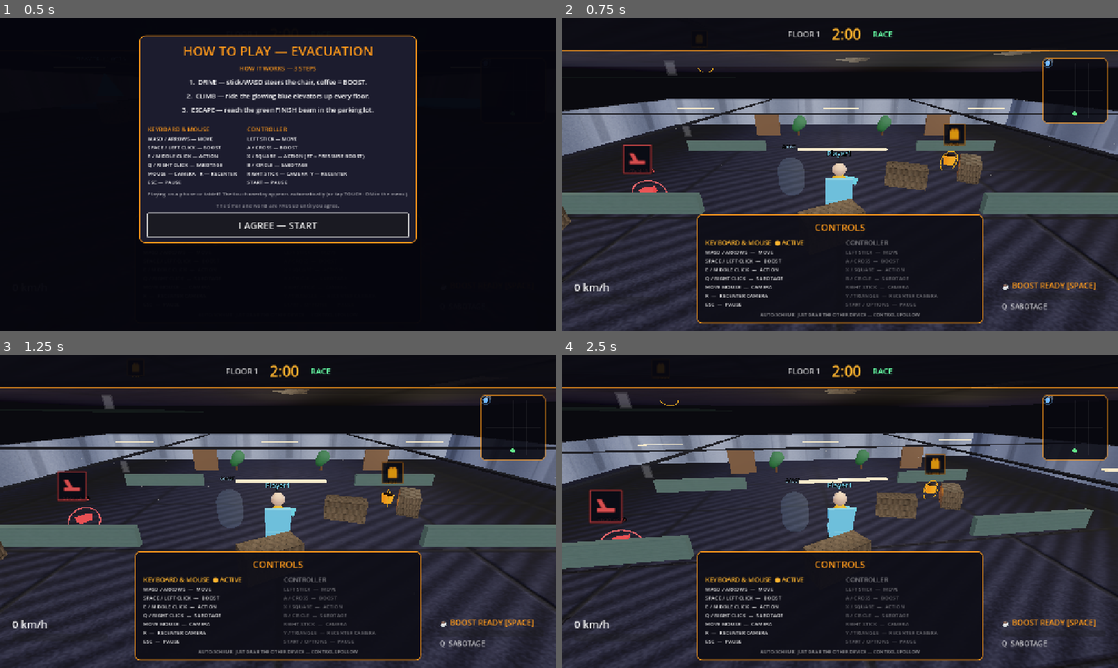
Above: before the commit, frames 1-4 (two rows, left to right).
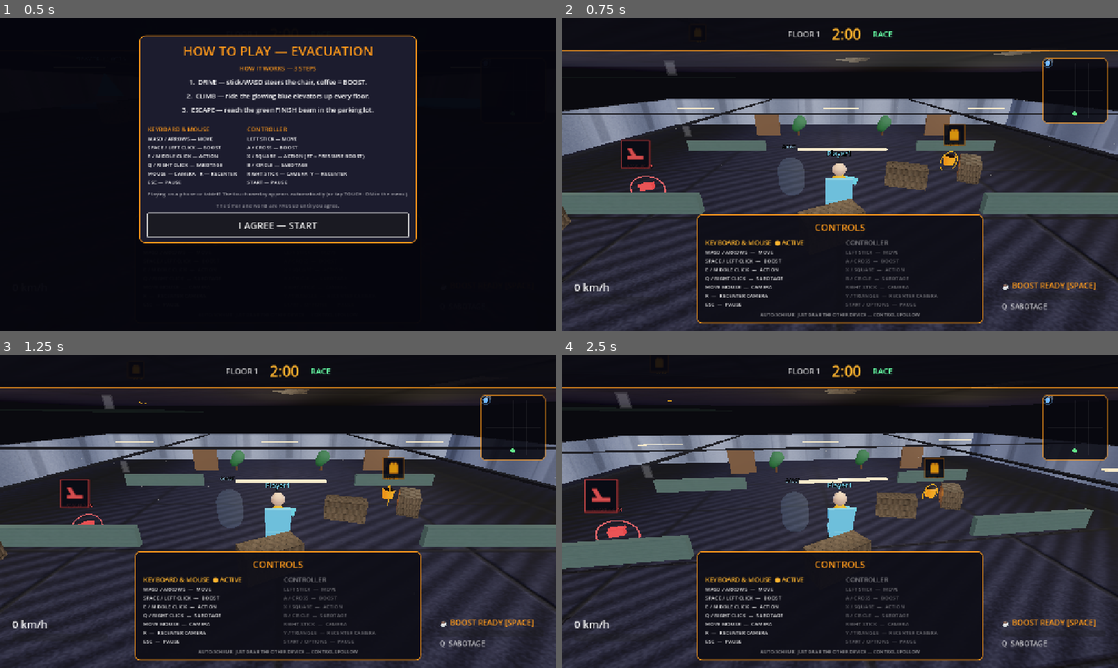
Above: after the commit, the same moments.

Repository: jiracipika/friday-evacuation
Game: Godot game, scene res://scenes/Evacuation.tscn
Same seed, same stepped clock (60 frames per second), same inputs: the game is played once before the commit and once after it. This scene is started directly instead of the project's main scene.
Inputs (mouse positions are in pixels of both pictures, inside the frame that each line leads up to):
- Up to frame 1 (0.5 s): no input
- Up to frame 2 (0.75 s): click "I AGREE — START" at 0.5 s
- Up to frame 3 (1.25 s): no input
- Up to frame 4 (2.5 s): tap Enter at 1.25 s; move the mouse to (867, 511) at 1.27 s; hold E (action) 1.28-2.03 s; hold W (move_forward) from 1.28 s (still down); click (867, 511) at 1.42 s; tap Space (boost) at 1.55, 2.1 s; move the mouse to (812, 511) at 2.02 s; click (812, 511) at 2.17 s; tap R (recenter_camera) at 2.3 s

Frame 1 is identical in both runs. In frame 2, 0.5% of the frame differs, in the area x 10-73%, y 16-56%; in frame 3, 0.8%; in frame 4, 1.0%, in the area x 4-69%, y 14-60%.

Commit message:
Phase 8C LAN avatar identity sync: riders + chair skins replicate to all peers
- Network roster payload now carries validated character + skin ids beside
  name/color (submit_identity extended; send/broadcast_roster widened with
  backward-compatible defaults -> Dana / Office Standard).
- Socket placeholders are host-local ONLY: no announce, no roster broadcast,
  no remote-chair spawn until the complete identity RPC lands. Fixes the
  permanent default-avatar race where Evacuation built the guest chair from
  the connection event before identity ever arrived.
- Evacuation remote spawn pins character_id + skin_id and clears BOTH
  use_global_* flags BEFORE add_child, so remote procedural models are built
  from the guest's real picks, never this machine's menu selection.
- Invalid/stale ids fall back safely at every entry point (host store, RPC
  re-key, getters) — malformed saves cannot poison remote construction.
- Lobby roster rows now name each player's rider + chair before START.
- New LanAvatarSyncTest (21 checks): placeholder lifecycle, atomic identity
  announcement, RPC float-key normalization, invalid-id fallback, lobby
  label, and a REAL Evacuation remote model built as Remote Ron + Throne.
- Ladder 38/38 green; boot 0 errors. README/PLAYTEST/handoff updated.

Diff:
--- a/scripts/BootTest.gd
+++ b/scripts/BootTest.gd
@@ -22,6 +22,7 @@
 		"res://scripts/Lobby.gd",
 		"res://scripts/Network.gd",
 		"res://scripts/NetworkSmokeTest.gd",
+		"res://scripts/LanAvatarSyncTest.gd",
 		"res://scripts/Hauled.gd",
 		"res://scripts/ShopSeek.gd",
 		"res://scripts/PizzaColony.gd",
--- a/scripts/Evacuation.gd
+++ b/scripts/Evacuation.gd
@@ -314,6 +314,15 @@
 	var network_node = get_node_or_null("/root/Network")
 	if network_node and network_node.has_method("get_player_color"):
 		remote.player_color = network_node.get_player_color(peer_id)
+	# Full LAN avatar identity must be pinned BEFORE add_child: PlayerChair
+	# builds its procedural chassis + rider in _ready(). Remote chairs must
+	# not read this machine's GameManager selection.
+	remote.use_global_character = false
+	remote.use_global_skin = false
+	if network_node and network_node.has_method("get_player_character"):
+		remote.character_id = network_node.get_player_character(peer_id)
+	if network_node and network_node.has_method("get_player_skin"):
+		remote.skin_id = network_node.get_player_skin(peer_id)
 	remote.set_can_move(false)
 	remote.position = _slot_for_peer(int(peer_id))
 	remote.name = "Remote_%d" % peer_id
--- /dev/null
+++ b/scripts/LanAvatarSyncTest.gd
@@ -0,0 +1,145 @@
+# LanAvatarSyncTest.gd — Phase 8C LAN avatar identity verification.
+# Proves the full network roster path carries name/color/character/skin,
+# validates stale cosmetic ids, re-keys RPC-style float peer ids, and — most
+# importantly — builds a REAL remote PlayerChair with the guest's selected
+# rider + chassis before _ready constructs the procedural model.
+# Run: godot --headless --path . --script scripts/LanAvatarSyncTest.gd
+extends SceneTree
+
+var checks := 0
+var failures: Array[String] = []
+var mounted_network := false
+var mounted_manager := false
+
+func check(condition: bool, label: String) -> void:
+	checks += 1
+	if condition:
+		print("[PASS] " + label)
+	else:
+		failures.append(label)
+		printerr("[FAIL] " + label)
+
+func _init() -> void:
+	_run.call_deferred()
+
+func _run() -> void:
+	# Raw SceneTree scripts do not consistently receive project autoloads.
+	# Mount the REAL scripts when absent so Evacuation still exercises its
+	# exact /root/Network and /root/GameManager production lookup paths.
+	var network = root.get_node_or_null("Network")
+	if network == null:
+		network = load("res://scripts/Network.gd").new()
+		network.name = "Network"
+		root.add_child(network)
+		mounted_network = true
+	var manager = root.get_node_or_null("GameManager")
+	if manager == null:
+		manager = load("res://scripts/GameManager.gd").new()
+		manager.name = "GameManager"
+		root.add_child(manager)
+		mounted_manager = true
+
+	# Snapshot shared autoload state; this suite must not leak identity into
+	# another test/editor instance.
+	var saved := {
+		"names": network.connected_players.duplicate(true),
+		"colors": network.player_colors.duplicate(true),
+		"characters": network.player_characters.duplicate(true),
+		"skins": network.player_skins.duplicate(true),
+		"ready": network.ready_players.duplicate(true),
+	}
+	var announced_ids: Array[int] = []
+	network.player_connected.connect(func(peer_id: int, _name: String): announced_ids.append(peer_id))
+	# Socket-first lifecycle: placeholders are visible to the host's lobby
+	# count but MUST NOT announce/spawn until full identity is available.
+	network._register_peer_placeholder(41)
+	check(not announced_ids.has(41), "socket placeholder is not announced as spawn-ready")
+	network._store_player_identity(41, "Iggy", "57d7ff", "it_iggy", "exercise_ball", true)
+	check(announced_ids.has(41), "complete identity announces peer as spawn-ready")
+	check(network.get_player_character(41) == "it_iggy", "atomic identity store keeps character")
+	check(network.get_player_skin(41) == "exercise_ball", "atomic identity store keeps skin")
+
+	# RPC Dictionaries commonly arrive with float keys. send_roster must
+	# normalize every identity map to int keys and validate cosmetic ids.
+	network.send_roster(
+		{42.0: "Remote Ron"},
+		{42.0: true},
+		{42.0: "45d9ca"},
+		{42.0: "remote_ron"},
+		{42.0: "toilet"}
+	)
+	check(network.connected_players.has(42), "RPC roster name key normalized float -> int")
+	check(network.player_characters.has(42), "RPC character key normalized float -> int")
+	check(network.player_skins.has(42), "RPC skin key normalized float -> int")
+	check(network.get_player_character(42) == "remote_ron", "guest character survives roster round trip")
+	check(network.get_player_skin(42) == "toilet", "guest chair skin survives roster round trip")
+	check(network.get_player_color(42).is_equal_approx(Color("45d9ca")), "guest color survives roster round trip")
+	var lobby = load("res://scripts/Lobby.gd").new()
+	lobby.network = network
+	var lobby_avatar: String = lobby._avatar_label(42)
+	check("Remote Ron" in lobby_avatar and "The Throne" in lobby_avatar,
+		"lobby visibly names synced rider + chair (%s)" % lobby_avatar)
+	lobby.free()
+
+	# Corrupt/stale ids must fall back deterministically, never poison remote
+	# procedural-model construction.
+	network.player_characters[77] = "deleted_character"
+	network.player_skins[77] = "modded_chair_that_does_not_exist"
+	check(network.get_player_character(77) == "deadline_dana", "invalid character id falls back safely")
+	check(network.get_player_skin(77) == "office_standard", "invalid skin id falls back safely")
+
+	# Keep only the target guest before scene construction; peer 41 already
+	# proved lifecycle ordering and would otherwise create a second remote.
+	network.connected_players.erase(41)
+	network.player_colors.erase(41)
+	network.player_characters.erase(41)
+	network.player_skins.erase(41)
+	network.ready_players.erase(41)
+
+	# The production integration: instantiate the REAL Evacuation scene. Its
+	# _ready iterates connected_players and calls _on_network_player_connected.
+	# The remote PlayerChair must have both use_global flags false BEFORE its
+	# own _ready, otherwise it silently copies this machine's local selections.
+	load("res://scripts/PreMatchModal.gd").suppress_next()
+	var evac = load("res://scenes/Evacuation.tscn").instantiate()
+	root.add_child(evac)
+	await process_frame
+	await process_frame
+
+	var remote = evac.remote_players.get(42)
+	check(remote != null and is_instance_valid(remote), "real Evacuation spawns roster guest chair")
+	if remote and is_instance_valid(remote):
+		check(remote.use_global_character == false, "remote chair ignores local GameManager character")
+		check(remote.use_global_skin == false, "remote chair ignores local GameManager skin")
+		check(remote.character_id == "remote_ron", "remote chair built selected rider character")
+		check(remote.skin_id == "toilet", "remote chair built selected chassis skin")
+		check(String(remote.skin.get("id", "")) == "toilet", "remote skin stat profile resolved before physics")
+		var chair_root = remote.model_parent.get_node_or_null("ProceduralChair")
+		check(chair_root != null, "remote procedural chair model exists")
+		if chair_root:
+			check(chair_root.get_node_or_null("Rider_remote_ron") != null,
+				"remote procedural rider model matches synced character")
+
+	if is_instance_valid(evac):
+		evac.free()
+
+	# Restore or remove mounted state.
+	network.connected_players = saved.names
+	network.player_colors = saved.colors
+	network.player_characters = saved.characters
+	network.player_skins = saved.skins
+	network.ready_players = saved.ready
+	if mounted_network and is_instance_valid(network):
+		network.free()
+	if mounted_manager and is_instance_valid(manager):
+		manager.free()
+
+	print("")
+	if failures.is_empty() and checks > 0:
+		print("=== LAN AVATAR SYNC TEST PASSED (%d checks) ===" % checks)
+		quit(0)
+	else:
+		for failure in failures:
+			printerr("[FAILED] " + failure)
+		print("=== LAN AVATAR SYNC TEST FAILED (%d/%d) ===" % [failures.size(), checks])
+		quit(1)
--- a/scripts/Lobby.gd
+++ b/scripts/Lobby.gd
@@ -286,6 +286,23 @@
 			var display_name: String = String(network.connected_players[peer_id])
 			if int(peer_id) == own_id:
 				display_name += "  (you)"
-			player_list.add_item("%s  •  %s" % [display_name, "READY" if peer_ready else "NOT READY"])
+			player_list.add_item("%s  •  %s  •  %s" % [
+				display_name,
+				_avatar_label(int(peer_id)),
+				"READY" if peer_ready else "NOT READY",
+			])
 			if network.has_method("get_player_color"):
 				player_list.set_item_custom_fg_color(player_list.item_count - 1, network.get_player_color(int(peer_id)))
+
+## Player-visible proof that LAN cosmetic identity arrived before match start.
+## Keep this compact: ItemList has a fixed 130px budget at 720p.
+func _avatar_label(peer_id: int) -> String:
+	if network == null:
+		return "DEFAULT RIDER / OFFICE STANDARD"
+	var character_id: String = String(network.get_player_character(peer_id)) if network.has_method("get_player_character") else "deadline_dana"
+	var skin_id: String = String(network.get_player_skin(peer_id)) if network.has_method("get_player_skin") else "office_standard"
+	var roster: GDScript = load("res://scripts/CharacterRoster.gd")
+	var skins: GDScript = load("res://scripts/ChairSkins.gd")
+	var character_name: String = String(roster.get_character(character_id).get("name", "Default Rider")) if roster else "Default Rider"
+	var skin_name: String = String(skins.display_name(skin_id)) if skins else "Office Standard"
+	return "%s / %s" % [character_name, skin_name]
--- a/scripts/Network.gd
+++ b/scripts/Network.gd
@@ -15,6 +15,8 @@
 var host_address := ""
 var connected_players: Dictionary = {} # peer_id -> player name
 var player_colors: Dictionary = {} # peer_id -> Color (html string over RPC)
+var player_characters: Dictionary = {} # peer_id -> validated CharacterRoster id
+var player_skins: Dictionary = {} # peer_id -> validated ChairSkins id
 var ready_players: Dictionary = {} # peer_id -> bool
 var player_states: Dictionary = {} # peer_id -> {position, velocity, rot_y}
 
@@ -65,6 +67,8 @@
 	var manager = get_node_or_null("/root/GameManager")
 	connected_players[1] = manager.player_name if manager else "Host"
 	player_colors[1] = manager.player_color.to_html(false) if manager else Color(0.4, 0.8, 1.0).to_html(false)
+	player_characters[1] = _valid_character_id(manager.selected_character_id if manager else "")
+	player_skins[1] = _valid_skin_id(manager.selected_skin_id if manager else "")
 	ready_players[1] = false
 	_start_discovery(true)
 	server_started.emit(port)
@@ -104,22 +108,34 @@
 	if multiplayer.multiplayer_peer:
 		multiplayer.multiplayer_peer = null
 	connected_players.clear()
+	player_colors.clear()
+	player_characters.clear()
+	player_skins.clear()
 	ready_players.clear()
 	player_states.clear()
 
 func _on_peer_connected(peer_id: int) -> void:
 	if not multiplayer.is_server():
 		return
+	# Socket connection is NOT identity-ready. Keep a host-local placeholder
+	# for lobby counts, but do not broadcast/spawn a remote chair yet: the
+	# client's submit_identity RPC lands immediately afterward. Broadcasting
+	# here used to permanently construct the guest as the default rider/chair.
+	_register_peer_placeholder(peer_id)
+	print("[NET] Peer connected: %d" % peer_id)
+
+func _register_peer_placeholder(peer_id: int) -> void:
 	connected_players[peer_id] = "Player_%d" % peer_id
 	player_colors[peer_id] = Color(0.4, 0.8, 1.0).to_html(false)
+	player_characters[peer_id] = _valid_character_id("")
+	player_skins[peer_id] = _valid_skin_id("")
 	ready_players[peer_id] = false
-	player_connected.emit(peer_id, connected_players[peer_id])
-	_broadcast_roster()
-	print("[NET] Peer connected: %d" % peer_id)
 
 func _on_peer_disconnected(peer_id: int) -> void:
 	connected_players.erase(peer_id)
 	player_colors.erase(peer_id)
+	player_characters.erase(peer_id)
+	player_skins.erase(peer_id)
 	ready_players.erase(peer_id)
 	player_states.erase(peer_id)
 	player_disconnected.emit(peer_id)
@@ -132,21 +148,36 @@
 	var manager = get_node_or_null("/root/GameManager")
 	var cname: String = manager.player_name if manager else "Player"
 	var ccolor: String = manager.player_color.to_html(false) if manager else Color(0.4, 0.8, 1.0).to_html(false)
-	submit_identity.rpc_id(1, cname, ccolor)
+	var character_id: String = manager.selected_character_id if manager else ""
+	var skin_id: String = manager.selected_skin_id if manager else ""
+	submit_identity.rpc_id(1, cname, ccolor, character_id, skin_id)
 	request_roster.rpc_id(1)
 	# Late-join: ask the host whether a match is already running.
 	request_match_state.rpc_id(1)
 	print("[NET] Connected to LAN host")
 
-## Clients send their chosen name/color once connected; server stores and
-## rebroadcasts the roster so every peer knows every identity.
-@rpc("any_peer", "reliable", "call_remote")
-func submit_identity(player_name: String, color_html: String) -> void:
+## Clients send their full avatar identity once connected; the host validates
+## cosmetic ids before rebroadcasting so malformed/stale saves cannot make
+## remote PlayerChair construction fail on every other peer.
+@rpc("any_peer", "reliable", "call_remote")
+func submit_identity(player_name: String, color_html: String,
+		character_id: String = "", skin_id: String = "") -> void:
 	if not multiplayer.is_server():
 		return
 	var sender := int(multiplayer.get_remote_sender_id())
-	connected_players[sender] = player_name
-	player_colors[sender] = color_html
+	_store_player_identity(sender, player_name, color_html, character_id, skin_id)
+
+## Shared store seam: identity becomes spawn-ready atomically, then the local
+## host and every client are notified. Kept separate so lifecycle tests can
+## prove a socket placeholder is never announced as a finished avatar.
+func _store_player_identity(peer_id: int, player_name: String, color_html: String,
+		character_id: String, skin_id: String, announce := true) -> void:
+	connected_players[peer_id] = player_name
+	player_colors[peer_id] = color_html
+	player_characters[peer_id] = _valid_character_id(character_id)
+	player_skins[peer_id] = _valid_skin_id(skin_id)
+	if announce:
+		player_connected.emit(peer_id, player_name)
 	_broadcast_roster()
 
 func _on_connection_failed() -> void:
@@ -377,19 +408,22 @@
 func request_roster() -> void:
 	if multiplayer.is_server():
 		var sender = multiplayer.get_remote_sender_id()
-		send_roster.rpc_id(sender, connected_players, ready_players, player_colors)
+		send_roster.rpc_id(sender, connected_players, ready_players, player_colors, player_characters, player_skins)
 
 func _broadcast_roster() -> void:
 	if is_server():
-		broadcast_roster.rpc(connected_players, ready_players, player_colors)
-
-@rpc("authority", "reliable", "call_remote")
-func send_roster(names: Dictionary, readiness: Dictionary, colors: Dictionary) -> void:
+		broadcast_roster.rpc(connected_players, ready_players, player_colors, player_characters, player_skins)
+
+@rpc("authority", "reliable", "call_remote")
+func send_roster(names: Dictionary, readiness: Dictionary, colors: Dictionary,
+		characters := {}, skins := {}) -> void:
 	# Re-key as int: peer ids arrive as Floats inside RPC Dictionaries and
 	# float keys never match int lookups (get_player_color, roster prints).
 	connected_players.clear()
-	ready_players = readiness
-	player_colors = colors
+	ready_players.clear()
+	player_colors.clear()
+	player_characters.clear()
+	player_skins.clear()
 	for key in names.keys():
 		connected_players[int(key)] = names[key]
 	var rkeys: Array = readiness.keys()
@@ -398,16 +432,49 @@
 	var ckeys: Array = colors.keys()
 	for key in ckeys:
 		player_colors[int(key)] = colors[key]
+	var character_keys: Array = characters.keys()
+	for key in character_keys:
+		player_characters[int(key)] = _valid_character_id(str(characters[key]))
+	var skin_keys: Array = skins.keys()
+	for key in skin_keys:
+		player_skins[int(key)] = _valid_skin_id(str(skins[key]))
+	# Backward-compatible defaults for a peer running an older payload or a
+	# just-connected placeholder whose identity RPC has not landed yet.
+	for key in connected_players.keys():
+		var peer_id := int(key)
+		if not player_characters.has(peer_id):
+			player_characters[peer_id] = _valid_character_id("")
+		if not player_skins.has(peer_id):
+			player_skins[peer_id] = _valid_skin_id("")
 	for peer_id in connected_players:
 		if int(peer_id) != multiplayer.get_unique_id():
 			player_connected.emit(int(peer_id), connected_players[peer_id])
 
 @rpc("authority", "reliable", "call_remote")
-func broadcast_roster(names: Dictionary, readiness: Dictionary, colors: Dictionary) -> void:
-	send_roster(names, readiness, colors)
+func broadcast_roster(names: Dictionary, readiness: Dictionary, colors: Dictionary,
+		characters := {}, skins := {}) -> void:
+	send_roster(names, readiness, colors, characters, skins)
 
 func get_player_color(peer_id: int) -> Color:
 	return Color.from_string(player_colors.get(peer_id, "66ccff"), Color(0.4, 0.8, 1.0))
+
+func get_player_character(peer_id: int) -> String:
+	return _valid_character_id(str(player_characters.get(peer_id, "")))
+
+func get_player_skin(peer_id: int) -> String:
+	return _valid_skin_id(str(player_skins.get(peer_id, "")))
+
+func _valid_character_id(candidate: String) -> String:
+	var roster = load("res://scripts/CharacterRoster.gd")
+	if roster and roster.ids().has(candidate):
+		return candidate
+	return roster.DEFAULT_ID if roster else "deadline_dana"
+
+func _valid_skin_id(candidate: String) -> String:
+	var skins = load("res://scripts/ChairSkins.gd")
+	if skins and skins.ids().has(candidate):
+		return candidate
+	return skins.DEFAULT_ID if skins else "office_standard"
 
 func broadcast_player_state(position: Vector3, velocity: Vector3, rot_y: float = 0.0) -> void:
 	if peer and multiplayer.multiplayer_peer and multiplayer.multiplayer_peer.get_connection_status() == MultiplayerPeer.CONNECTION_CONNECTED:
Not shown, changed: PLAYTEST.md
Not shown, changed: docs/GLM-NEXT-SLICE.md
Not shown, changed: scripts/run_ladder.sh
